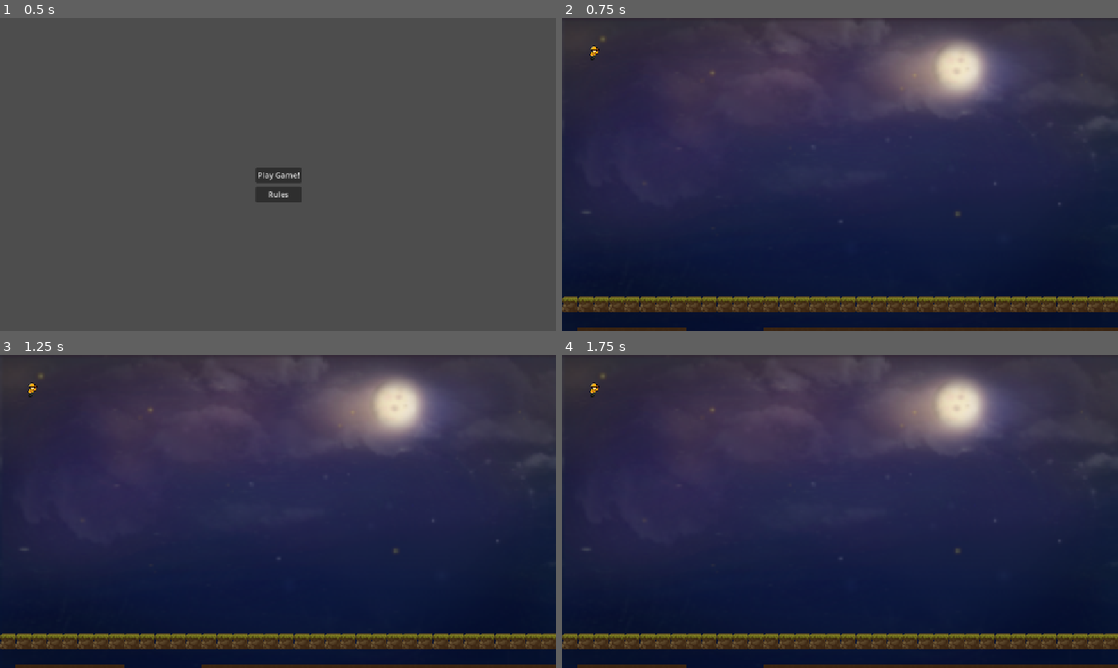
Above: before the commit, frames 1-4 (two rows, left to right).
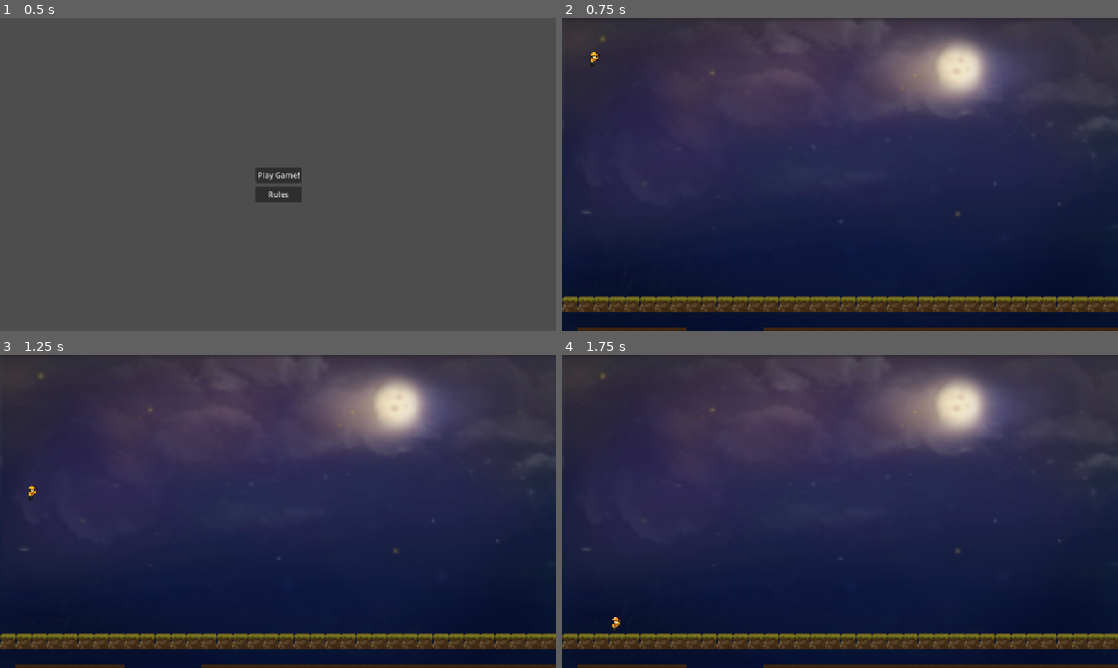
Above: after the commit, the same moments.

Repository: Ruilesser/GamePop
Game: Godot game, scene res://scenes/game/Start_Menu.tscn
Two runs of this game, one before a commit and one after it. Both use one fixed random seed, a clock stepped at 60 frames per second and the inputs below.
Inputs:
- Up to frame 1 (0.5 s): no input
- Up to frame 2 (0.75 s): click "Play Game!" at 0.5 s
- Up to frame 3 (1.25 s): no input
- Up to frame 4 (1.75 s): tap Enter (ui_accept) at 1.25, 1.52 s; hold Right (ui_right) from 1.28 s (still down)

Frame 1 is identical in both runs. In frame 2, less than 0.1% of the frame differs, in the area x 5-7%, y 8-16%; in frame 3, 0.1%, in the area x 4-7%, y 8-47%; in frame 4, less than 0.1%.
Error before the commit: Parse Error: Identifier "Enums" not declared in the current scope. (res://scenes/player/Player.gd:9)

Commit message:
Autoload enums

Diff:
--- a/project.godot
+++ b/project.godot
@@ -14,6 +14,10 @@
 run/main_scene="res://scenes/game/Start_Menu.tscn"
 config/features=PackedStringArray("4.3", "Forward Plus")
 config/icon="res://icon.svg"
+
+[autoload]
+
+Enums="*res://scenes/shared/Enums.gd"
 
 [display]
 
